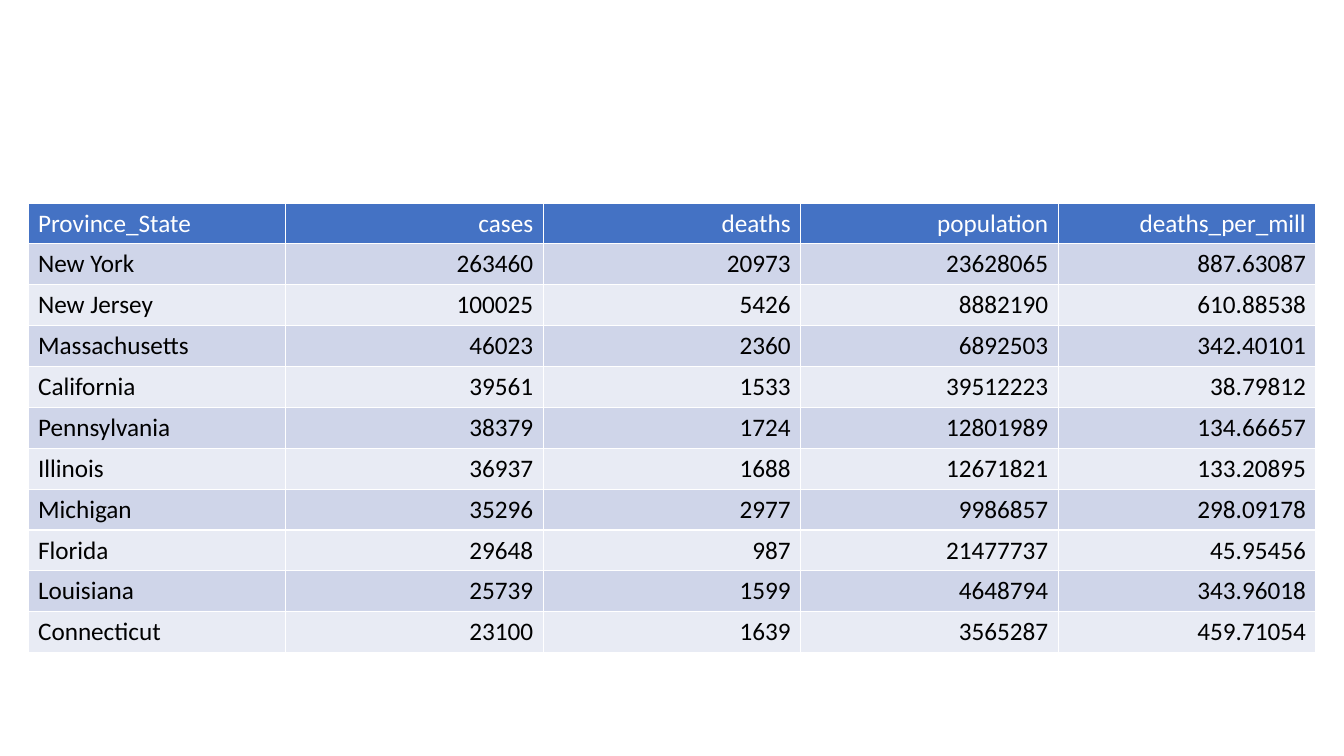
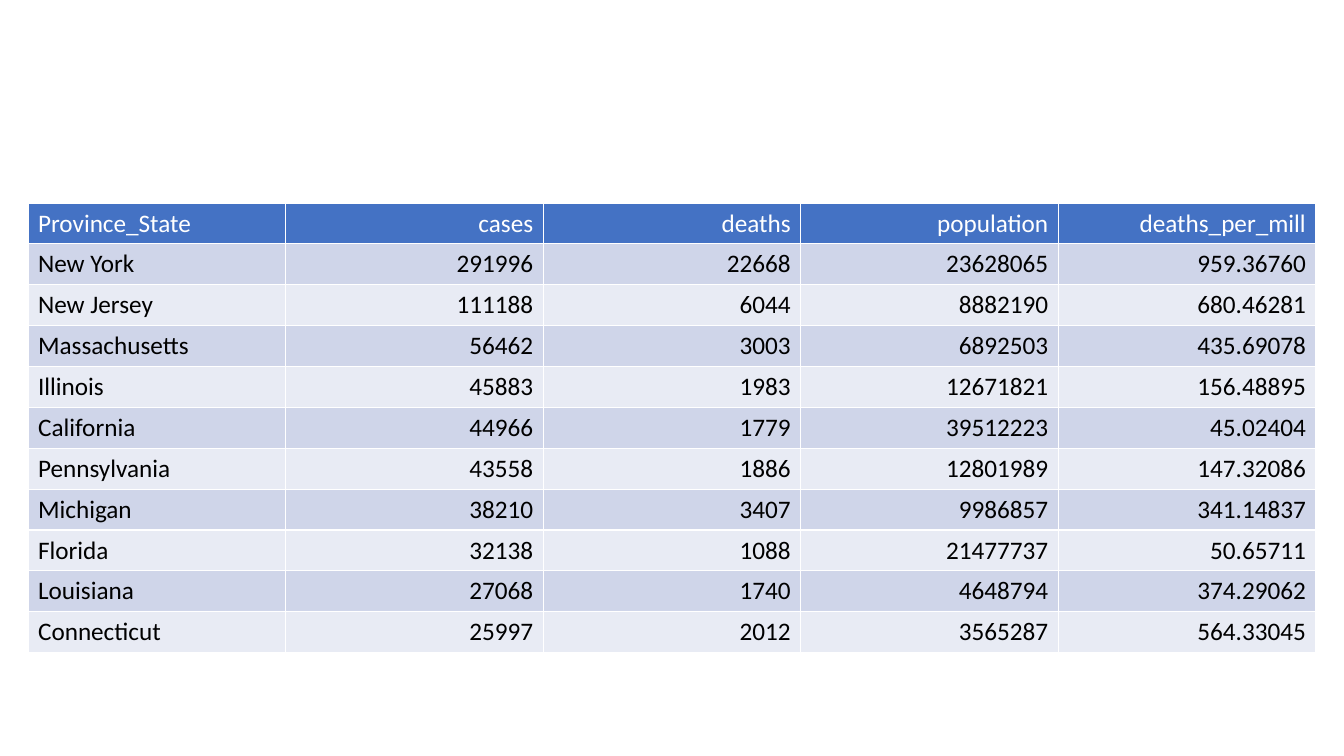
Before and after one commit to JaneWall/COVID19, a slide deck: slide 31 of COVID19_no_nytimes.pptx (slide 29 before the commit). Drawn at 1344x756 pixels with LibreOffice and Linux fonts; fonts in the diff are those of the drawing. Boxes give left, top, right and bottom in pixels: in the first picture for what was removed or moved away, otherwise in the second. Text is boxed around its words. In the diff, an @@ line names an element or a change of style, - is before the commit and + after.

```diff
--- a/COVID19_no_nytimes.pptx
+++ b/COVID19_no_nytimes.pptx
@@ table at (28, 203, 1319, 682) @@
-row 2: New York | 263460 | 20973 | 23628065 | 887.63087
+row 2: New York | 291996 | 22668 | 23628065 | 959.36760
-row 3: New Jersey | 100025 | 5426 | 8882190 | 610.88538
+row 3: New Jersey | 111188 | 6044 | 8882190 | 680.46281
-row 4: Massachusetts | 46023 | 2360 | 6892503 | 342.40101
+row 4: Massachusetts | 56462 | 3003 | 6892503 | 435.69078
-row 5: California | 39561 | 1533 | 39512223 | 38.79812
+row 5: Illinois | 45883 | 1983 | 12671821 | 156.48895
-row 6: Pennsylvania | 38379 | 1724 | 12801989 | 134.66657
+row 6: California | 44966 | 1779 | 39512223 | 45.02404
-row 7: Illinois | 36937 | 1688 | 12671821 | 133.20895
+row 7: Pennsylvania | 43558 | 1886 | 12801989 | 147.32086
-row 8: Michigan | 35296 | 2977 | 9986857 | 298.09178
+row 8: Michigan | 38210 | 3407 | 9986857 | 341.14837
-row 9: Florida | 29648 | 987 | 21477737 | 45.95456
+row 9: Florida | 32138 | 1088 | 21477737 | 50.65711
-row 10: Louisiana | 25739 | 1599 | 4648794 | 343.96018
+row 10: Louisiana | 27068 | 1740 | 4648794 | 374.29062
-row 11: Connecticut | 23100 | 1639 | 3565287 | 459.71054
+row 11: Connecticut | 25997 | 2012 | 3565287 | 564.33045
```
Also in this commit, not shown: 12 other slides changed, 2 slides added, 3 other files.
